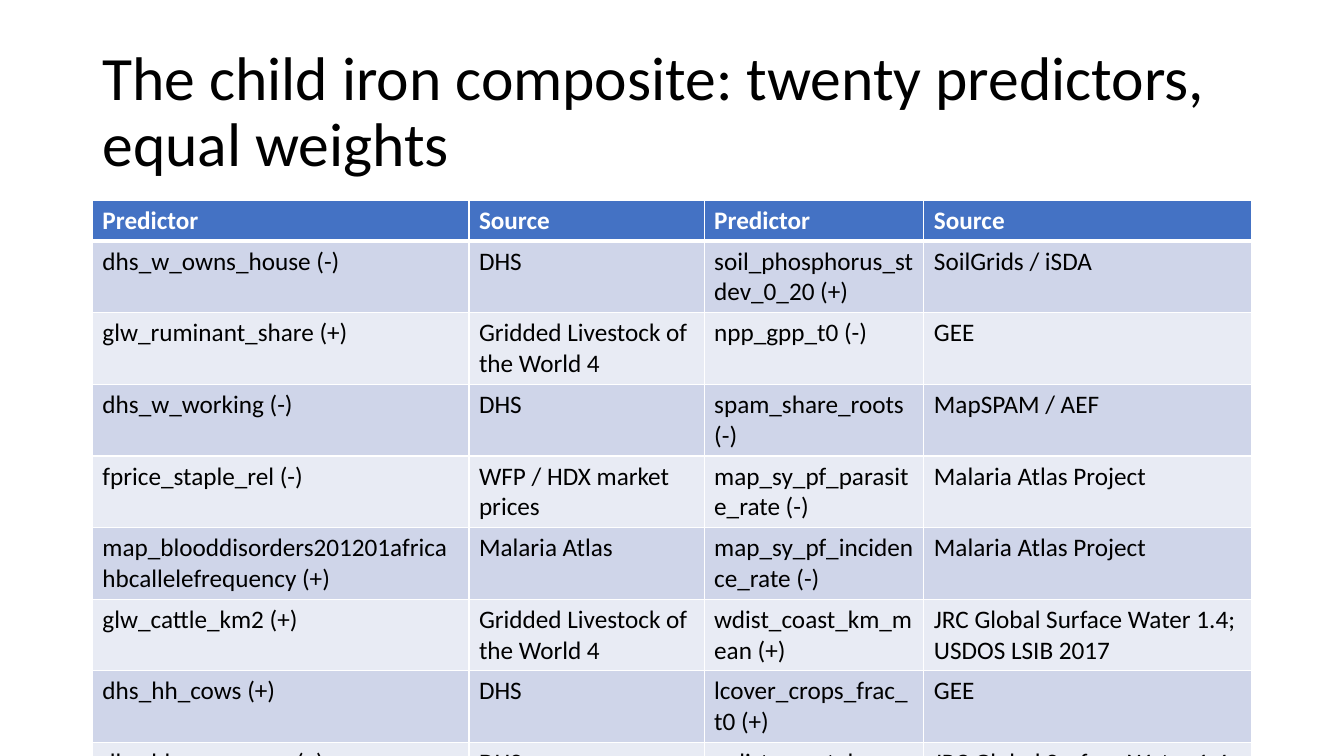
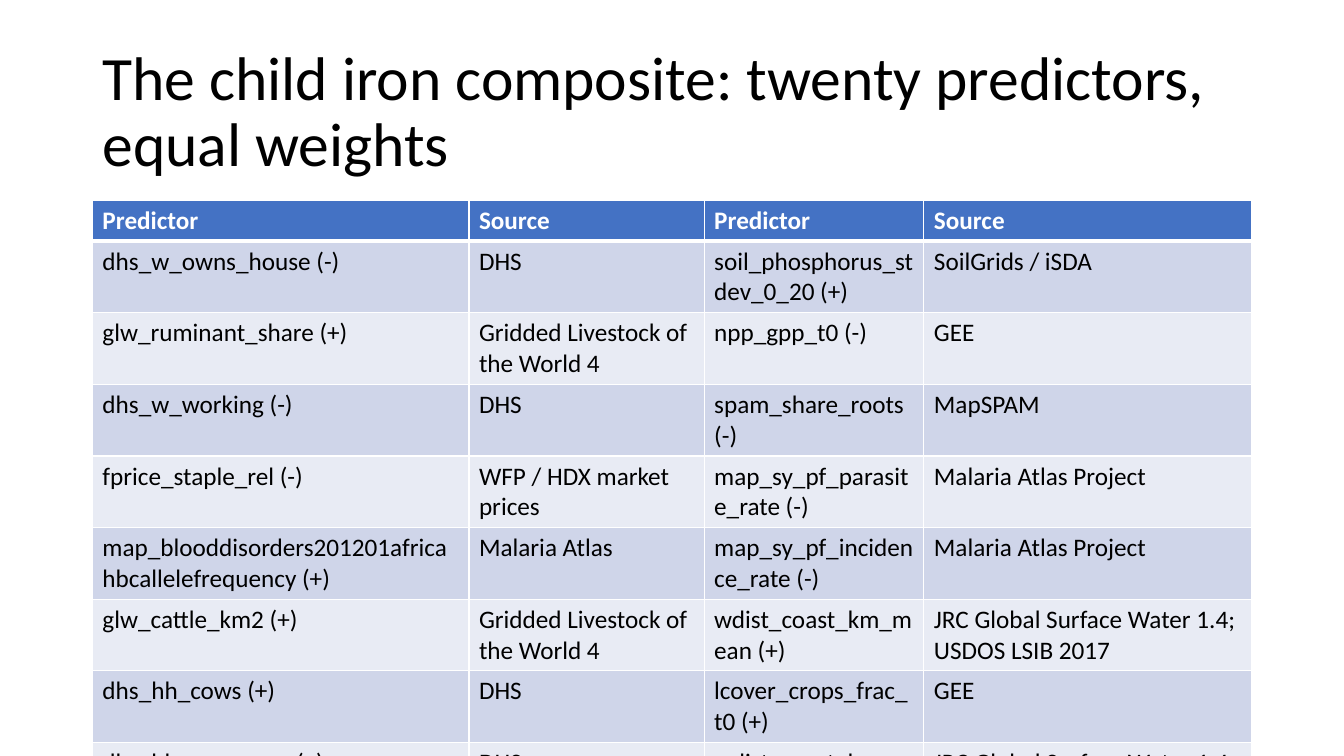
Before and after one commit to amertens/mn-prediction, a slide deck: slide 20 of docs/slides/MN-proxy-Ghana-presentation-2026-09.pptx. Drawn at 1344x756 pixels with LibreOffice and Linux fonts; fonts in the diff are those of the drawing; background and template pictures are left out. Boxes give left, top, right and bottom in pixels: in the first picture for what was removed or moved away, otherwise in the second. Text is boxed around its words. In the diff, an @@ line names an element or a change of style, - is before the commit and + after.

```diff
--- a/docs/slides/MN-proxy-Ghana-presentation-2026-09.pptx
+++ b/docs/slides/MN-proxy-Ghana-presentation-2026-09.pptx
@@ table at box(93, 201, 1252, 734) @@
-row 4, column 4: MapSPAM / AEF
+row 4, column 4: MapSPAM
-row 11, column 2: MapSPAM / AEF
+row 11, column 2: MapSPAM
```
Also in this commit, not shown: 9 other slides changed, 40 other files.
